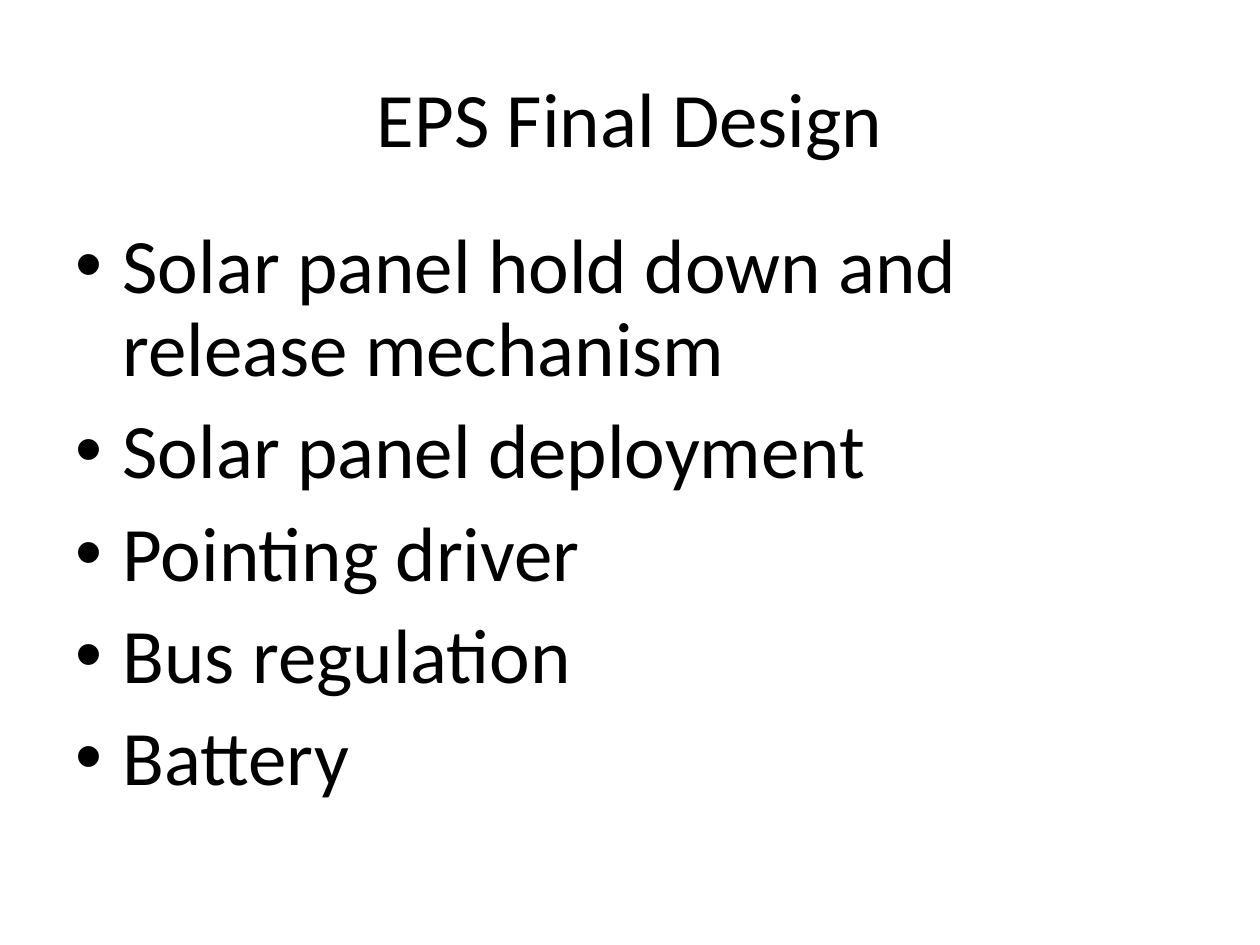
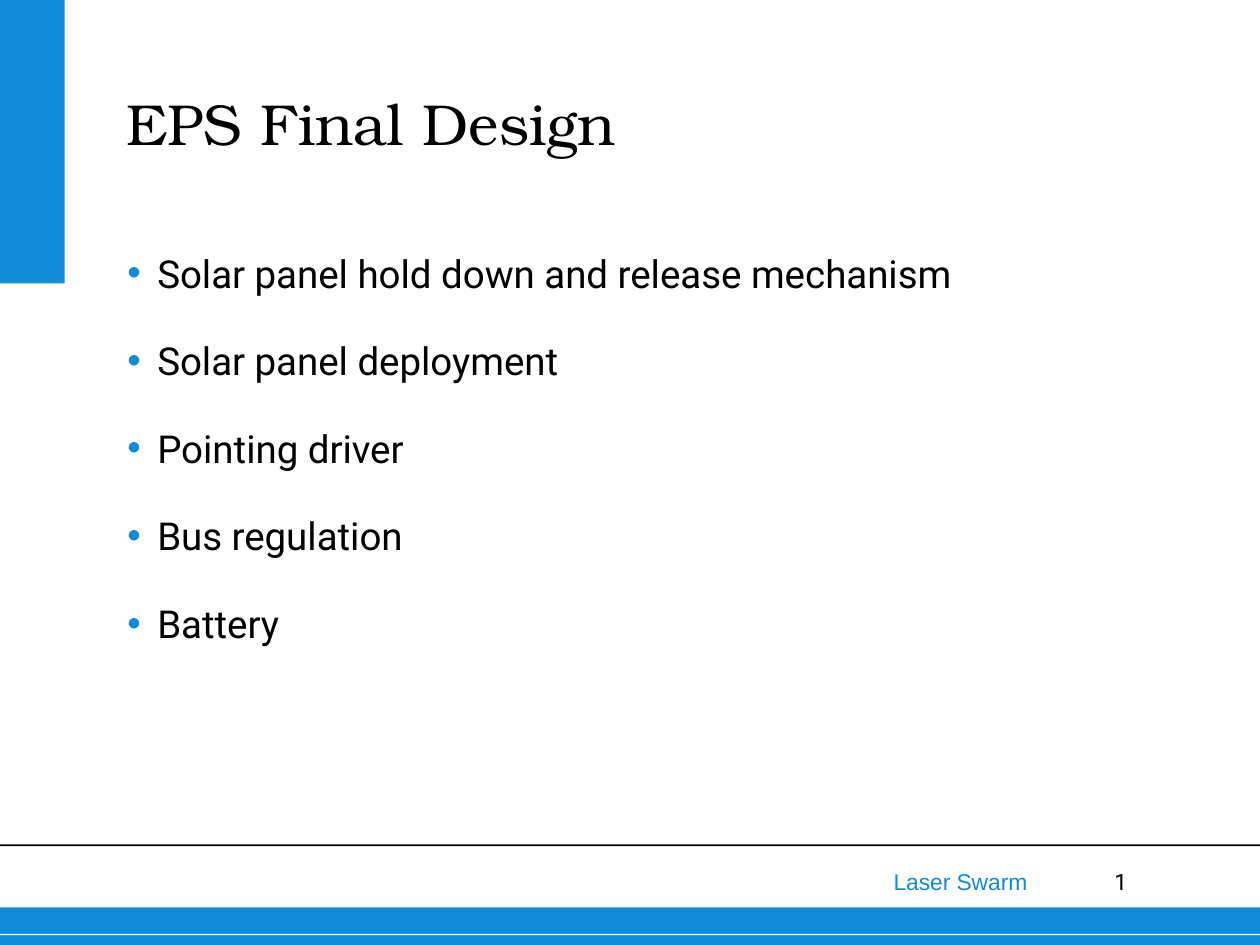
Before and after one commit to thewisenerd/laser-swarm, a slide deck: slide 1 of finalPresentation/subsections/EPS Final Design.ppt. Drawn at 1260x945 pixels with LibreOffice and Linux fonts; fonts in the diff are those of the drawing; background and template pictures are left out. Boxes give left, top, right and bottom in pixels: in the first picture for what was removed or moved away, otherwise in the second. Text is boxed around its words. In the diff, an @@ line names an element or a change of style, - is before the commit and + after.

```diff
--- a/finalPresentation/subsections/EPS Final Design.ppt
+++ b/finalPresentation/subsections/EPS Final Design.ppt
@@ rectangle added at <box>0,0,64,284</box>, fill #108BD9 @@
@@ text "EPS Final Design": place and size @@
-text "EPS Final Design" at <box>377,93,882,161</box>
+text "EPS Final Design" at <box>126,103,616,159</box>
@@ text "EPS Final Design" at <box>126,103,616,159</box>: size 44 to 33 pt, font Calibri to TeX Gyre Bonum; alignment centre to left; indent changed; vertical alignment middle to bottom @@
@@ text "Solar panel hold down and ...": place and size @@
-text "Solar panel hold down and ..." at <box>123,239,956,798</box>
+text "Solar panel hold down and ..." at <box>157,259,951,647</box>
@@ text "Solar panel hold down and ..." at <box>157,259,951,647</box>: size 44 to 22 pt, font Calibri to Roboto; indent changed; line spacing 0.9 to 25pt; less space between paragraphs; bullet colour #000000 to #108BD9 @@
@@ line added from (0, 845) to (1260, 845), #000000 0.99 pt @@
@@ text added at <box>894,874,1028,891</box>, 13 pt, text #108BD9 @@
+Laser Swarm
@@ page number added at <box>1114,874,1127,890</box>, 13 pt, text #000000 @@
+1
@@ rectangle added at <box>0,907,1260,945</box>, fill #108BD9 @@
@@ line added from (0, 935) to (1260, 935), #FFFFFF 0.74 pt @@
```
Also in this commit, not shown: 8 other slides changed.
